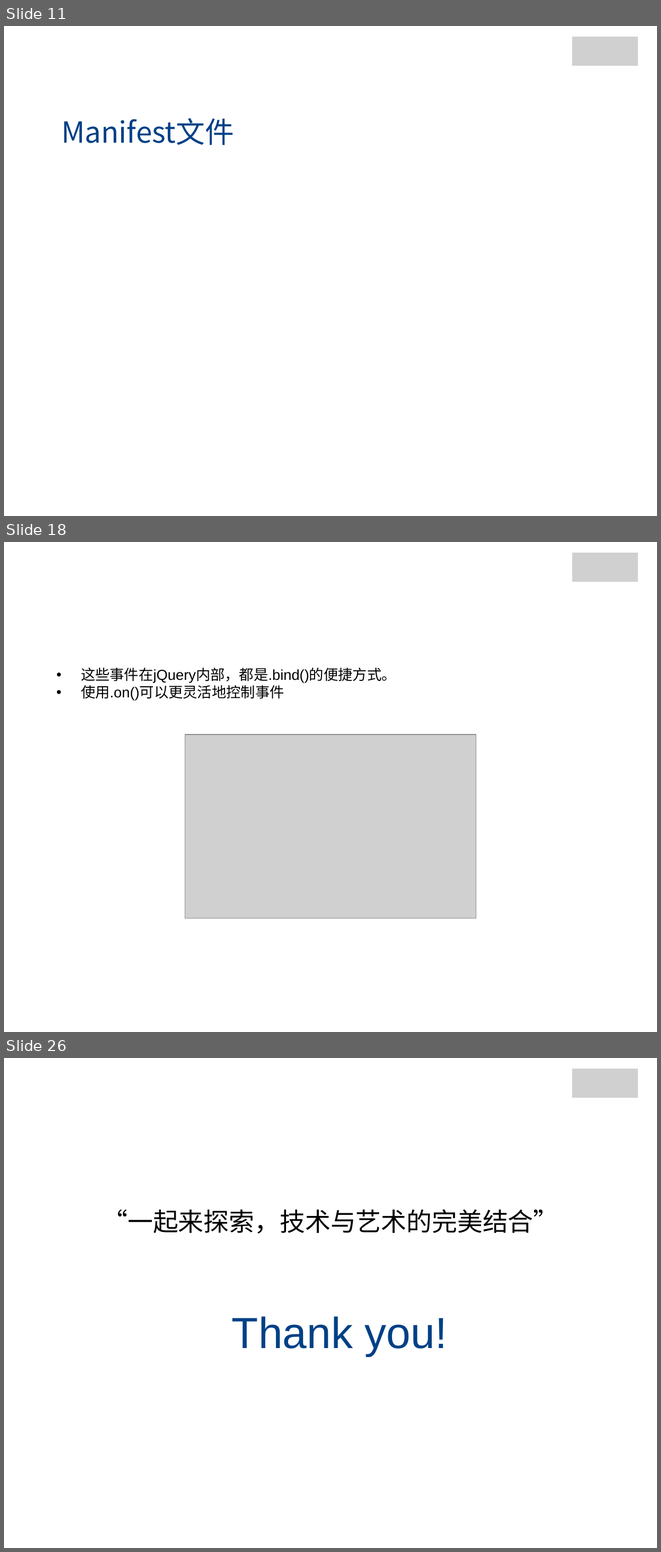
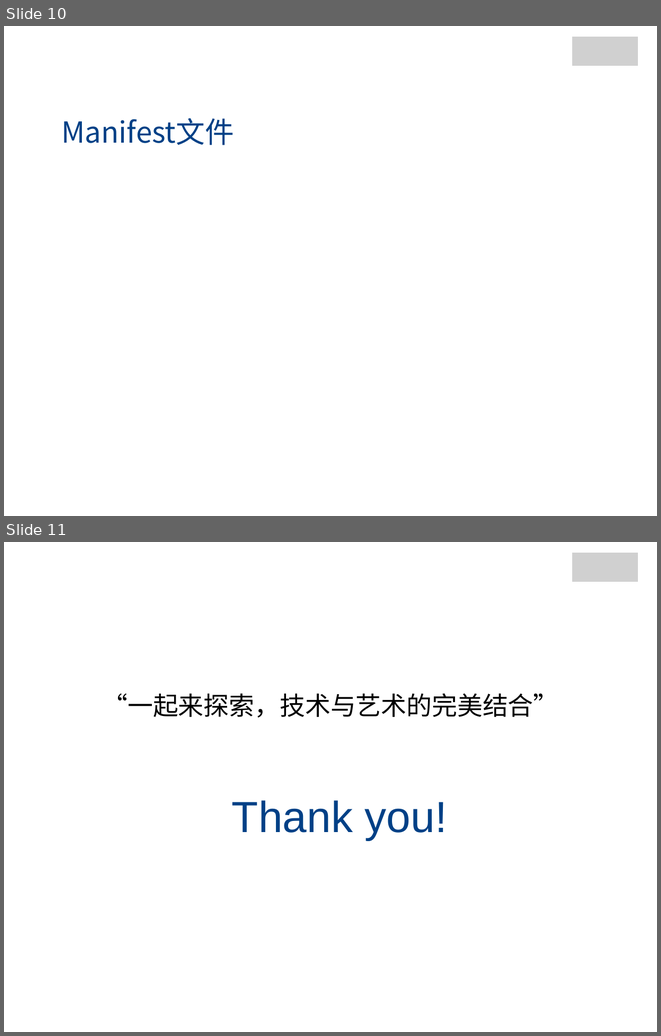
Before and after one commit to jianganglu/share-web-storage, a slide deck: Web存储.pptx. Shown one above the other, each under a label of ours: slides 11, 18 and 26 before the commit, slides 10 and 11 after it; the slides between them are not shown. The pictures are 661x1552 and 661x1036 pixels, drawn with LibreOffice and Linux fonts; fonts in the diff are those of the drawing; grey boxes stand for pictures; background and template pictures are left out. Boxes give left, top, right and bottom in pixels: in the first picture for what was removed or moved away, otherwise in the second. Text is boxed around its words. In the diff, an @@ line names an element or a change of style, - is before the commit and + after.

```diff
--- a/Web存储.pptx
+++ b/Web存储.pptx
@@ slide 18 removed at [4, 542, 657, 1032], background picture (left out) @@
@@ rectangle removed at [15, 545, 120, 584] @@
@@ group removed at [567, 545, 648, 587]: 4 rectangles, 1 picture @@
@@ text removed at [81, 668, 396, 700] @@
-• 这些事件在jQuery内部，都是.bind()的便捷方式。
-• 使用.on()可以更灵活地控制事件
@@ picture removed at [185, 734, 476, 918] @@
@@ what was slide 11 is now slide 10 @@
@@ what was slide 26 is now slide 11 @@
```
Also in this commit, not shown: 14 other slides removed, 4 other files.
